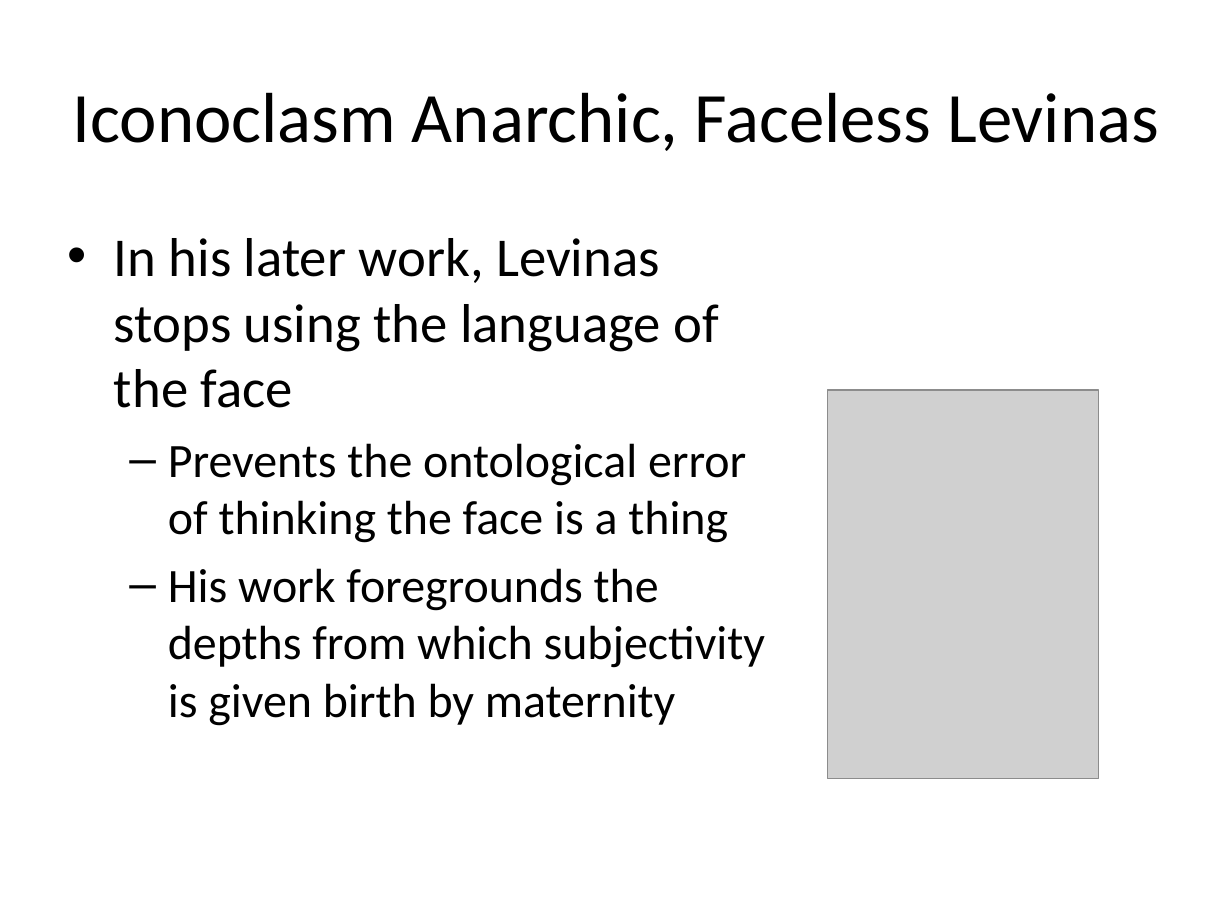
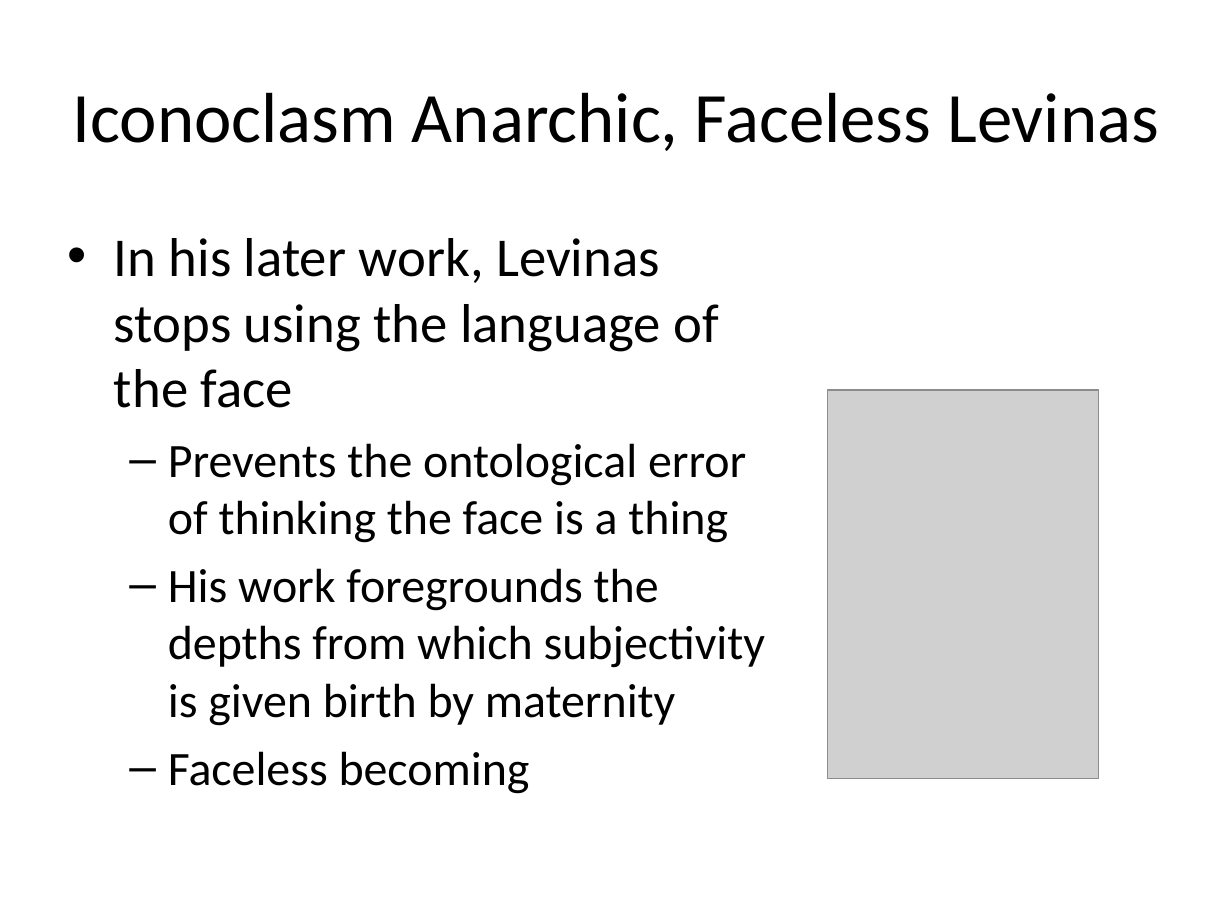
Before and after one commit to mcverter/Dissertation, a slide deck: slide 6 of work/00_NEWEST/KaunsasSol/KaunsasPresentation.pptx (slide 5 before the commit). Drawn at 1232x924 pixels with LibreOffice and Linux fonts; fonts in the diff are those of the drawing; grey boxes stand for pictures. Boxes give left, top, right and bottom in pixels: in the first picture for what was removed or moved away, otherwise in the second. Text is boxed around its words. In the diff, an @@ line names an element or a change of style, - is before the commit and + after.

```diff
--- a/work/00_NEWEST/KaunsasSol/KaunsasPresentation.pptx
+++ b/work/00_NEWEST/KaunsasSol/KaunsasPresentation.pptx
@@ text at [168, 751, 530, 794]: paragraph added @@
+  – Faceless becoming
```
Also in this commit, not shown: 4 other slides changed, 1 slide added, 7 other files.
